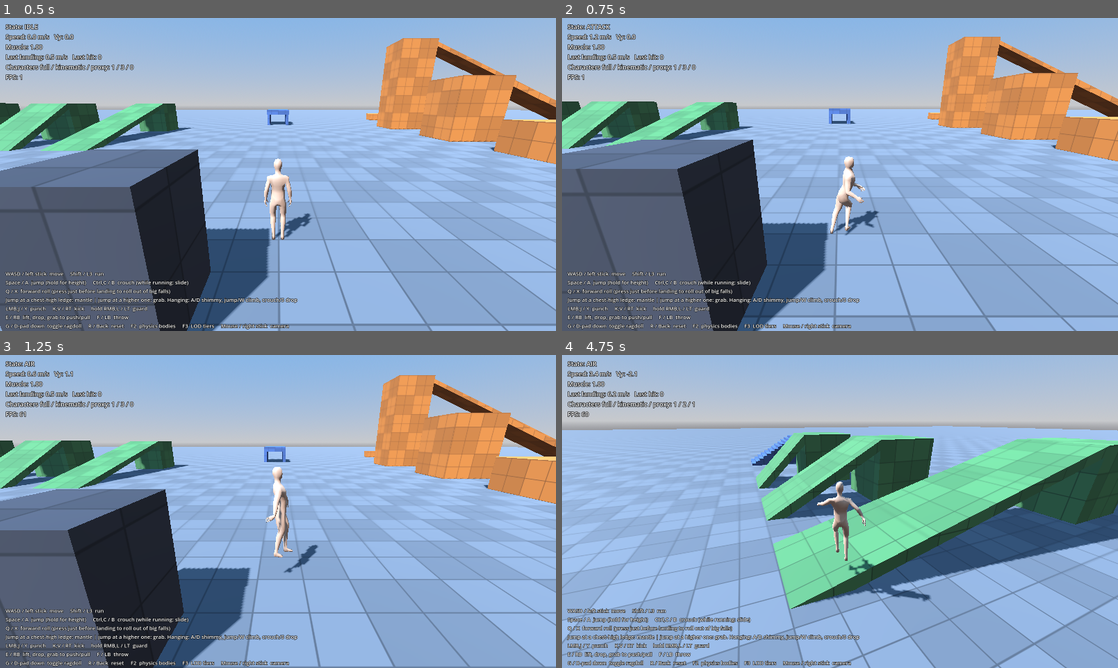
Above: before the commit, frames 1-4 (two rows, left to right).
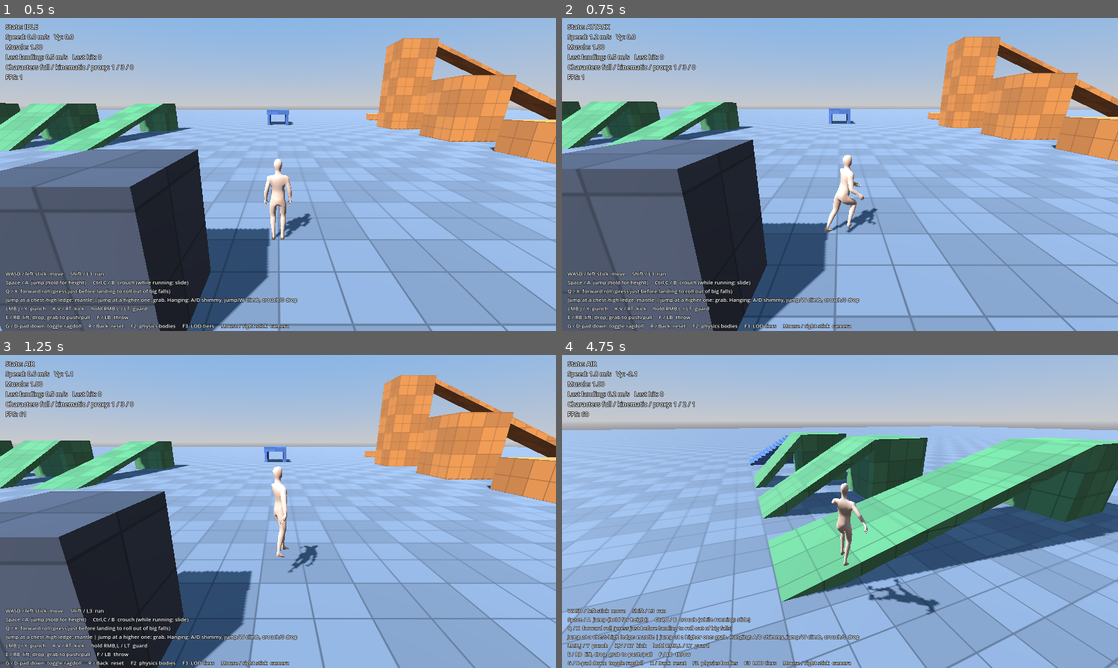
Above: after the commit, the same moments.

Repository: degoldschmidt/rpg-test
Game: Godot game, scene res://scenes/main.tscn
Two runs of this game, one before a commit and one after it. Both use one fixed random seed, a clock stepped at 60 frames per second and the inputs below.
Inputs (mouse positions are in pixels of both pictures, inside the frame that each line leads up to):
- Up to frame 1 (0.5 s): no input
- Up to frame 2 (0.75 s): tap Enter at 0.5 s; move the mouse to (962, 158) at 0.52 s; hold D (move_right) from 0.53 s (still down); hold Ctrl (crouch) from 0.53 s (still down); click (962, 158) at 0.67 s
- Up to frame 3 (1.25 s): keep holding D (move_right); keep holding Ctrl (crouch); tap Space (jump) at 0.77, 1.07 s; tap Q (roll) at 0.8 s
- Up to frame 4 (4.75 s): move the mouse to (812, 511) at 1.27 s; release D (move_right) at 1.28 s; release Ctrl (crouch) at 1.28 s; hold W (move_forward) from 1.28 s (still down); tap Q (roll) at 1.35, 3.8 s; tap Space (jump) at 1.52, 1.82, 2.3, 2.85, 3.02, 3.32, 3.77, 4.07, 4.52 s; tap Shift (run) at 1.55, 4.55 s; move the mouse to (851, 505) at 2.02 s; hold Shift (run) 2.03-2.78 s; move the mouse to (834, 517) at 2.77 s; click (834, 517) at 2.92 s; tap Ctrl (crouch) at 3.05 s; move the mouse to (878, 514) at 3.52 s; hold Ctrl (crouch) 3.53-4.28 s; move the mouse to (795, 508) at 4.27 s; tap L (guard) at 4.35 s

Frame 1 is identical in both runs. In frame 2, 0.8% of the frame differs, in the area x 0-100%, y 11-100%; in frame 3, 7.5%; in frame 4, 13%, in the area x 0-100%, y 5-100%.

Commit message:
Contralateral arm swing from the legs; clean slalom and fast turns
Arms and torso twist were driven by the gait phase, which with the running
swing shape put each arm forward together with the same-side leg. They now
follow the thighs' forward swing (from the planned feet), so the left arm
swings with the right leg at any gait: correlation 0.88 (was -0.35 running).

Turns: landing prediction uses the turn rate of the direction of travel,
assumed to ease off and capped, so slalom feet don't land over-rotated; a
planted foot far off the body's heading pivots on the ball of the foot; the
body turns at most 8 rad/s on the ground; crossed, twisted or out-of-reach feet
step right away (also in a slow run), quicker steps while turning fast; knees
bend between foot and body heading; the whole body banks into turns about the
feet (atan(v * turn rate / g)) instead of a jittery roll at the waist; braking
takes steps further ahead and the skid pose no longer fights the leg IK.
Feet crossing in the turn-around: 0.61 m -> 0.03 m, planted foot vs pelvis:
106 -> 26 deg. New tests for both; showcase turns clip.

Diff:
--- a/scripts/player/foot_planner.gd
+++ b/scripts/player/foot_planner.gd
@@ -46,6 +46,10 @@
 var _land_root := {}      ## side -> predicted root position at touchdown
 var _prev_facing := 0.0
 var _yaw_rate := 0.0
+var _prev_vel_yaw := 0.0
+var turn_rate := 0.0      ## how fast the direction of travel is turning (rad/s, + = left)
+var brake := 0.0          ## 0..1, hard deceleration: feet land further ahead (braking steps)
+var _pivoting := {&"l": false, &"r": false}
 
 
 func reset() -> void:
@@ -66,6 +70,8 @@
 		_reset_feet(root, facing, space)
 		_prev_facing = facing
 		_yaw_rate = 0.0
+		_prev_vel_yaw = facing
+		turn_rate = 0.0
 		active = true
 	if dt <= 0.0:
 		return
@@ -76,10 +82,18 @@
 	var vel: Vector3 = c.vel
 	vel.y = 0.0
 	var v := vel.length()
+	# Turn rate of the direction of travel (not the facing, which can snap round after a skid).
+	var vel_yaw := atan2(-vel.x, -vel.z) if v > 0.5 else facing
+	var dturn := wrapf(vel_yaw - _prev_vel_yaw, -PI, PI) / dt
+	if absf(dturn) > 10.0:
+		dturn = 0.0   # reversing through a standstill flips the heading: that's not a turn
+	_prev_vel_yaw = vel_yaw
+	turn_rate = lerpf(turn_rate, clampf(dturn, -6.0, 6.0), 1.0 - exp(-10.0 * dt))
+	brake = move_toward(brake, c.get("brake", 0.0), dt * 6.0)
 	var crouch: float = c.get("crouch", 0.0)
 	# Walk / run with hysteresis, so the gait doesn't flicker around the transition speed.
 	var want_run := v > (1.9 if run_k > 0.5 else 2.2)
-	run_k = move_toward(run_k, 1.0 if want_run and crouch < 0.5 else 0.0, dt * 3.0)
+	run_k = move_toward(run_k, 1.0 if want_run and crouch < 0.5 else 0.0, dt * (3.0 + 6.0 * brake))
 	sprint_k = move_toward(sprint_k, clampf((v - 3.6) / 3.6, 0.0, 1.0), dt * 3.0)
 	var moving := v > 0.2
 	moving_k = move_toward(moving_k, clampf(v / 1.0, 0.0, 1.0), dt * 4.0)
@@ -91,6 +105,8 @@
 	cadence = lerpf(walk_fs, run_fs, run_k) * lerpf(1.0, 0.8, crouch)
 	if not moving:
 		cadence = 1.9   # corrective steps when standing
+	# Turning fast (pivoting round, slaloming) takes quicker steps.
+	cadence *= 1.0 + 0.6 * clampf(absf(_yaw_rate) / 6.0, 0.0, 1.0)
 	var cycle := 2.0 / cadence
 	# Duty: a walk always has a foot down (double support); a run is limited by how much ground
 	# one leg can cover while planted, which leaves a flight phase.
@@ -127,6 +143,7 @@
 			stance[s] = -1.0
 			feet[s] = _swing_pose(s, u, root)
 		else:
+			_pivot(s, facing, dt)
 			var st := ph / duty
 			stance[s] = st
 			swing[s] = -1.0
@@ -137,16 +154,18 @@
 ## predicted body position and heading at touchdown.
 func _predict_landing(s: StringName, root: Transform3D, facing: float, vel: Vector3, t_rem: float,
 		stance_t: float, space: PhysicsDirectSpaceState3D) -> void:
-	var turn := clampf(_yaw_rate * t_rem, -1.2, 1.2)
+	# The current turn, assumed to ease off over the rest of the swing (a slalom reverses before
+	# the foot lands), so feet don't land over-rotated.
+	var turn := clampf(turn_rate * t_rem * 0.5, -0.45, 0.45)
 	var vel_land := vel.rotated(Vector3.UP, turn)
 	var body := root.origin + (vel + vel_land) * 0.5 * t_rem
 	_land_root[s] = body
 	var yaw_land := facing + turn
 	var side := -1.0 if s == &"l" else 1.0
-	var width := lerpf(HIP_X, 0.06, run_k)
+	var width := lerpf(HIP_X, 0.08, run_k)
 	# Walking the foot lands as far ahead as it pushes off behind; running it lands closer in and
 	# pushes off further back (long rear-leg extension).
-	var ahead := lerpf(0.45, 0.4, run_k)
+	var ahead := lerpf(lerpf(0.45, 0.4, run_k), 0.62, brake)
 	var p := body + vel_land * (stance_t * ahead) + Basis(Vector3.UP, yaw_land) * Vector3(side * width, 0, 0)
 	var g := _ground(space, p, root.origin.y)
 	_target[s] = Vector3(p.x, g.y + ANKLE_H, p.z)
@@ -227,20 +246,57 @@
 	return Basis(Quaternion(Vector3.UP, n.normalized())) * b
 
 
-## A planted foot left far from its hip (reversing, a sudden shove, turning around) steps right
-## away instead of stretching the legs into a lunge: the gait phase jumps to its lift-off. Only
-## in the walking gait, where the other foot then stays planted.
+## A planted foot whose heading is far off the body's (turning sharply, the body spinning round
+## after a skid) pivots on the ball of the foot toward it, like a person turning on the spot:
+## the toe stays where it is, the heel swings round.
+func _pivot(s: StringName, facing: float, dt: float) -> void:
+	var err := wrapf(facing - (_yaw[s] as float), -PI, PI)
+	if absf(err) > 0.5:
+		_pivoting[s] = true
+	elif absf(err) < 0.15:
+		_pivoting[s] = false
+	if not _pivoting[s]:
+		return
+	var old := Basis(Vector3.UP, _yaw[s])
+	var toe: Vector3 = (_plant[s] as Vector3) + old * TOE
+	_yaw[s] = (_yaw[s] as float) + clampf(err, -8.0 * dt, 8.0 * dt)
+	_plant[s] = toe - Basis(Vector3.UP, _yaw[s]) * TOE
+
+
+## A planted foot left far from its hip (reversing, a sudden shove, turning around) or turned far
+## off the body's heading steps right away instead of stretching or twisting the legs: the gait
+## phase jumps to its lift-off, the other foot stays planted while the duty factor keeps double
+## support (walking, or a slow run right after braking); faster running steps come quickly
+## anyway and the pivot handles the heading.
 func _recover_overreach(root: Transform3D, facing: float) -> void:
-	if duty <= 0.52 or _swinging[&"l"] or _swinging[&"r"]:
+	if duty <= 0.45 or _swinging[&"l"] or _swinging[&"r"]:
 		return
 	var reach := lerpf(0.5, 0.6, run_k)
-	for s in SIDES:
+	var right := Basis(Vector3.UP, facing) * Vector3.RIGHT
+	# The foot that is worse off steps first.
+	var order := SIDES.duplicate()
+	if _foot_error(&"r", root, facing) > _foot_error(&"l", root, facing):
+		order.reverse()
+	for s in order:
 		var side := -1.0 if s == &"l" else 1.0
 		var hip := root.origin + Basis(Vector3.UP, facing) * Vector3(side * HIP_X, 0, 0)
 		var p: Vector3 = _plant[s]
-		if Vector2(p.x - hip.x, p.z - hip.z).length() > reach:
+		var twisted := absf(wrapf(facing - (_yaw[s] as float), -PI, PI)) > 1.0
+		# Feet crossed over (the body turned round over them): step the foot that is on the
+		# wrong side back out.
+		var crossed := (p - root.origin).dot(right) * side < -0.03
+		if Vector2(p.x - hip.x, p.z - hip.z).length() > reach or twisted or crossed:
 			phase = fmod(duty + (0.0 if s == &"l" else 0.5) + 0.001, 1.0)
 			return
+
+
+## How far a planted foot is from where it belongs under its hip (m, heading error counts ~0.3 m
+## per radian).
+func _foot_error(s: StringName, root: Transform3D, facing: float) -> float:
+	var side := -1.0 if s == &"l" else 1.0
+	var home := root.origin + Basis(Vector3.UP, facing) * Vector3(side * HIP_X, 0, 0)
+	var p: Vector3 = _plant[s]
+	return Vector2(p.x - home.x, p.z - home.z).length() + 0.3 * absf(wrapf(facing - (_yaw[s] as float), -PI, PI))
 
 
 ## Standing still with both feet down near where they belong: no need to step.
--- a/scripts/player/player_controller.gd
+++ b/scripts/player/player_controller.gd
@@ -462,7 +462,9 @@
 	if hv.length() < 0.3:
 		return
 	var target := atan2(-hv.x, -hv.z)
-	var rate := 3.0 if state == State.AIR else 12.0
+	# On the ground the body turns round at a pace the feet can step with (a 180° turn is a quick
+	# pivot step, ~0.4 s); velocity itself turns as fast as the movement rules allow.
+	var rate := 3.0 if state == State.AIR else 8.0
 	facing_yaw = rotate_toward(facing_yaw, target, rate * dt)
 
 
--- a/scripts/player/pose_generator.gd
+++ b/scripts/player/pose_generator.gd
@@ -16,6 +16,9 @@
 var gait := FootPlanner.new()
 var _kick_w := 0.0
 var _arms_free := 1.0   ## arm swing and torso twist give way while the arms are busy
+var _root := Transform3D()
+var _bank := 0.0        ## lean into the current turn (rad, + = to the left)
+var _swing_s := 0.0     ## leg scissor: + when the right thigh is ahead of the left
 var _cur: Dictionary = {}
 var _root_rot := Quaternion.IDENTITY
 var _root_off := Vector3.ZERO
@@ -67,21 +70,20 @@
 				e[StringName("thigh_" + s)].x += 0.15
 				e[StringName("shin_" + s)].x -= 0.35
 			if c.get("skid", false):
-				e[&"spine"].x += 0.4
-				root_e.x += 0.3
-				off.y -= 0.12
-				e[&"thigh_l"].x += 0.6
-				e[&"shin_l"].x -= 0.1
-				e[&"thigh_r"].x -= 0.1
-				e[&"shin_r"].x -= 0.8
-				e[&"upper_arm_l"] += Vector3(0.9, 0, -0.9)
-				e[&"upper_arm_r"] += Vector3(0.9, 0, 0.9)
+				# Braking hard: sit back over the braking steps (the feet are placed by the
+				# planner), arms come forward for balance.
+				e[&"spine"].x += 0.15
+				root_e.x += 0.22
+				off.y -= 0.06
+				e[&"head"].x -= 0.15
+				e[&"upper_arm_l"] += Vector3(0.55, 0, -0.35)
+				e[&"upper_arm_r"] += Vector3(0.55, 0, 0.35)
 			else:
-				# Lean into acceleration (back when braking) and bank into turns.
+				# Lean into acceleration, back when braking (banking into turns is added with
+				# the gait, as a lean of the whole body over the feet).
 				root_e.x -= clampf(lean.y * 0.025, -0.25, 0.3)
 				e[&"spine"].x -= clampf(lean.y * 0.015, -0.15, 0.2)
 				e[&"head"].x += clampf(lean.y * 0.02, -0.2, 0.25)
-				root_e.z -= clampf(lean.x * 0.04, -0.4, 0.4)
 		&"slide":
 			rate = 10.0
 			root_e.x += 0.45
@@ -285,9 +287,17 @@
 	# Foot placement on whenever the feet are meant to be on the ground; terrain foot IK for
 	# the other grounded poses (getting up, sliding).
 	var stepping := mode in [&"ground", &"crouch", &"stumble", &"stagger"] and c.has("root")
+	var braking: float = 1.0 if c.get("skid", false) else clampf(-lean.y / 10.0, 0.0, 1.0)
 	gait.update({"grounded": stepping and c.get("grounded", true), "root": c.get("root", Transform3D()),
 		"facing": c.get("facing", 0.0), "vel": c.get("vel", Vector3.ZERO), "space": c.get("space"),
-		"crouch": c.get("crouch", 0.0)}, dt)
+		"crouch": c.get("crouch", 0.0), "brake": braking}, dt)
+	_root = c.get("root", Transform3D())
+	var v_now: Vector3 = c.get("vel", Vector3.ZERO)
+	# Bank into turns like a runner: lean = atan(v * turn rate / g), whole body over the feet.
+	# (Only for real turning at speed: reversing through a standstill flips the velocity's heading.)
+	var hv := Vector2(v_now.x, v_now.z).length()
+	var bank_t := clampf(atan(hv * clampf(gait.turn_rate, -3.5, 3.5) / 9.8), -0.35, 0.35) * smoothstep(2.0, 4.0, hv)
+	_bank = lerpf(_bank, bank_t if stepping else 0.0, 1.0 - exp(-6.0 * dt))
 	var gw := gait.weight
 	_kick_w = move_toward(_kick_w, 1.0 if atk.get("kind", &"") == &"kick" else 0.0, dt * 8.0)
 	var busy: bool = not atk.is_empty() or c.get("guard", false) or arm_mode != &"" or not hand_targets.is_empty() \
@@ -312,25 +322,31 @@
 	var out := {"bones": _cur, "root_rot": _root_rot, "root_offset": _root_off, "foot_ik": _ik_w * (1.0 - gw),
 		"hand_ik": _hand_w if not hand_targets.is_empty() else 0.0, "hand_targets": hand_targets}
 	if gw > 0.001:
-		_add_gait_motion(out, gw)
+		_add_gait_motion(out, gw, dt)
 		out["feet"] = gait.feet
 		out["feet_w"] = {&"l": gw, &"r": gw * (1.0 - _kick_w)}
 	return out
 
 
 ## Pelvis, torso and arm motion that goes with the steps, layered on top of the smoothed pose
-## (it follows the step phase exactly, so it isn't smoothed).
-func _add_gait_motion(out: Dictionary, w: float) -> void:
+## (it follows the legs exactly, so it isn't smoothed).
+func _add_gait_motion(out: Dictionary, w: float, dt: float) -> void:
 	var g := gait
 	var amt := g.moving_k * w
+	var off := Vector3.ZERO
+	var re := Vector3.ZERO
+	# Bank: the whole body leans into the turn about the feet, so the hips shift to the inside
+	# while the feet stay on the path.
+	re.z += _bank * w
+	off.x -= sin(_bank * w) * 0.95
 	if amt <= 0.001:
+		out.root_rot = (out.root_rot as Quaternion) * Quaternion.from_euler(re)
+		out.root_offset = (out.root_offset as Vector3) + off
 		return
 	var r := g.run_k
 	var sp := g.sprint_k
 	var ph := g.phase * TAU
 	var mid := g.duty * PI          # left foot mid-stance
-	var off := Vector3.ZERO
-	var re := Vector3.ZERO
 	# Walking: weight shifts over the stance foot and the swing-side hip drops.
 	var sway := -cos(ph - mid)
 	off.x += 0.03 * sway * (1.0 - r) * amt
@@ -340,9 +356,14 @@
 	off.y -= ((0.02 + 0.015 * sp) * cos(TAU * (psi - g.duty)) + 0.045 + 0.03 * sp) * r * amt
 	var run_lean := (0.13 * r + 0.12 * sp) * amt
 	re.x -= run_lean
-	# Hips turn with the forward leg, shoulders counter-rotate.
+	# Arms and twist follow the legs themselves (not the gait phase): the thighs' forward swing,
+	# from the planned feet, so the arms are always contralateral whatever the gait or turn.
+	var span := lerpf(0.55, lerpf(1.0, 1.3, sp), r)
+	var scissor := clampf((_thigh_pitch(&"r") - _thigh_pitch(&"l")) / span, -1.0, 1.0)
+	_swing_s = lerpf(_swing_s, scissor, 1.0 - exp(-18.0 * dt))   # arms trail the legs slightly
+	# Hips turn with the forward leg (left leg ahead: left hip forward), shoulders counter-rotate.
 	# Busy arms (attacking, guarding, carrying) keep the shoulders square instead.
-	var twist := -cos(ph) * lerpf(0.12, 0.2, r)
+	var twist := _swing_s * lerpf(0.12, 0.2, r)
 	var arms := amt * _arms_free
 	re.y += twist * amt
 	var bones: Dictionary = (out.bones as Dictionary).duplicate()
@@ -350,7 +371,6 @@
 	_rot(bones, &"chest", Vector3(0, -twist * (amt - 0.3 * arms), 0))
 	# Keep the eyes level against the lean.
 	_rot(bones, &"head", Vector3((0.1 * r + 0.09 * sp) * amt, 0, 0))
-	# Arms swing against the legs; elbows bend more the faster we go.
 	# Shoulder swing (+ forward) and elbow bend at the front and back of the swing. Running,
 	# the hands drive back past the hip with the elbow opening, and come forward to about chest
 	# height with the elbow closing; walking, the arms swing loosely with a slight bend.
@@ -361,14 +381,32 @@
 	# Arms are posed relative to the chest: give back the run lean so they still hang from the
 	# shoulders instead of tilting back with the torso.
 	var comp := run_lean * _arms_free
-	var sw := cos(ph - 0.35)
-	for s in [["l", -sw, -1.0], ["r", sw, 1.0]]:
+	# Left arm forward when the right leg is forward, and vice versa.
+	for s in [["l", _swing_s, -1.0], ["r", -_swing_s, 1.0]]:
 		var k: float = (float(s[1]) + 1.0) * 0.5   # 0 = arm fully back, 1 = fully forward
 		_rot(bones, StringName("upper_arm_" + s[0]), Vector3(lerpf(back_a, fwd_a, k) * arms + comp, 0, 0.1 * float(s[2]) * r * arms))
 		_rot(bones, StringName("forearm_" + s[0]), Vector3(lerpf(elbow_b, elbow_f, k) * arms, 0, 0))
 	out.bones = bones
 	out.root_rot = (out.root_rot as Quaternion) * Quaternion.from_euler(re)
 	out.root_offset = (out.root_offset as Vector3) + off
+
+
+## Forward swing of a thigh (rad, + = knee ahead of the hip) for the planned foot: the leg's
+## two-bone solve in the body's forward plane, knee bending forward (as RagdollRig._leg_ik does).
+const THIGH := 0.365
+const SHIN := 0.465
+func _thigh_pitch(s: StringName) -> float:
+	if not gait.feet.has(s):
+		return 0.0
+	var side := -1.0 if s == &"l" else 1.0
+	var hip := _root * Vector3(side * FootPlanner.HIP_X, 0.88, 0)
+	var d: Vector3 = (gait.feet[s] as Transform3D).origin - hip
+	var fwd := _root.basis * Vector3.FORWARD
+	var f := d.dot(fwd)
+	var h := -d.y
+	var dist := clampf(sqrt(f * f + h * h), 0.05, THIGH + SHIN - 0.001)
+	var bend := acos(clampf((THIGH * THIGH + dist * dist - SHIN * SHIN) / (2.0 * THIGH * dist), -1.0, 1.0))
+	return atan2(f, h) + bend
 
 
 func _rot(bones: Dictionary, b: StringName, euler: Vector3) -> void:
--- a/scripts/player/ragdoll_rig.gd
+++ b/scripts/player/ragdoll_rig.gd
@@ -353,12 +353,16 @@
 	return out
 
 
-## Knees bend forward along the foot (toes point -Z), turned slightly out, never backwards.
+## Knees bend forward, between where the foot points (toes -Z) and where the body faces (so a
+## foot that is still turned from the last heading can't twist the knee), turned slightly out,
+## never backwards.
 func _knee_dir(root: Transform3D, foot_basis: Basis, s: StringName) -> Vector3:
+	var body := root.basis * Vector3.FORWARD
 	var fwd := -foot_basis.z
 	fwd.y = 0.0
+	fwd = fwd.normalized() + body if fwd.length_squared() > 0.01 else body
 	if fwd.length_squared() < 0.01:
-		fwd = root.basis * Vector3.FORWARD
+		fwd = body
 	var side := -1.0 if s == &"l" else 1.0
 	return (fwd.normalized() + (root.basis * Vector3.RIGHT) * side * 0.12).normalized()
 
--- a/tests/run_tests.gd
+++ b/tests/run_tests.gd
@@ -41,6 +41,8 @@
 	["test_run_into_npc", "combat", true],
 	["test_gait_planted_feet", "movement", true],
 	["test_gait_stop_and_turn", "movement", false],
+	["test_gait_arms_contralateral", "movement", true],
+	["test_gait_turns", "movement", false],
 	["test_walk_momentum", "movement", true],
 	["test_run_momentum", "movement", false],
 	["test_skid", "movement", false],
@@ -649,6 +651,95 @@
 	check("turning on the spot steps the feet round", yaw_err < 0.5, "(worst foot %.2f rad off)" % yaw_err)
 
 
+## Forward swing (rad, + = forward) of a displayed limb segment, in the body's forward plane.
+func segment_pitch(bone: StringName) -> float:
+	var b: PuppetBone = player.rig.bones[bone]
+	var t := player.rig.display_transform(b)
+	var d := t * (b.def.center - b.def.pivot) - t.origin
+	return atan2(d.dot(player.facing_dir()), -d.y)
+
+
+static func correlation(a: Array, b: Array) -> float:
+	var ma: float = a.reduce(func(s, x): return s + x, 0.0) / a.size()
+	var mb: float = b.reduce(func(s, x): return s + x, 0.0) / b.size()
+	var sab := 0.0
+	var saa := 0.0
+	var sbb := 0.0
+	for i in a.size():
+		sab += (a[i] - ma) * (b[i] - mb)
+		saa += (a[i] - ma) * (a[i] - ma)
+		sbb += (b[i] - mb) * (b[i] - mb)
+	return sab / sqrt(maxf(saa * sbb, 1e-9))
+
+
+## Arms swing against the legs: left arm forward while the right leg is forward.
+func test_gait_arms_contralateral() -> void:
+	print("gait: contralateral arm swing")
+	for spec in [["walk", 0.45, false], ["jog", 1.0, false], ["run", 1.0, true]]:
+		await place(open(), 0.4)
+		inp(Vector2(0, -spec[1]), spec[2])
+		await seconds(1.5 if quick else 2.0)
+		var arm_l := []
+		var arm_r := []
+		var legs := []
+		for i in int(1.5 / TICK):
+			await physics_frame
+			arm_l.append(segment_pitch(&"upper_arm_l"))
+			arm_r.append(segment_pitch(&"upper_arm_r"))
+			legs.append(segment_pitch(&"thigh_r") - segment_pitch(&"thigh_l"))
+		inp()
+		var cl := correlation(arm_l, legs)
+		var cr := correlation(arm_r, legs)
+		check("%s: left arm swings with the right leg, right arm with the left" % spec[0], cl > 0.7 and cr < -0.7,
+			"(left arm vs right-left legs %.2f, right arm %.2f)" % [cl, cr])
+
+
+## Slalom and a turn-around at speed: feet don't cross or twist under the body, the body
+## leans into the turns, knees keep bending forward.
+func test_gait_turns() -> void:
+	print("gait: slalom and turn-around")
+	var g: FootPlanner = player.pose_gen.gait
+	await place(open() + Vector3(0, 0, 20), 0.4)
+	inp(Vector2(0, -1), true)
+	await seconds(1.5)
+	var cross := -INF
+	var twist := 0.0
+	var knee := INF
+	var bank_ok := 0
+	var bank_n := 0
+	var t := 0.0
+	for i in int(5.5 / TICK):
+		if t < 4.0:
+			var a := sin(t * 2.6) * 0.9
+			player.external_input = {"move": Vector2(sin(a), -cos(a)), "run": true}
+		else:
+			inp(Vector2(0, 1), true)   # turn around at speed
+		await physics_frame
+		t += TICK
+		var right := Basis(Vector3.UP, player.facing_yaw) * Vector3.RIGHT
+		var fl: Vector3 = (g.feet[&"l"] as Transform3D).origin
+		var fr: Vector3 = (g.feet[&"r"] as Transform3D).origin
+		if t < 4.0 or t > 4.9:   # mid-pivot the feet may pass each other for a moment
+			cross = maxf(cross, (fl - fr).dot(right))
+		knee = minf(knee, minf(knee_bend("l"), knee_bend("r")))
+		var pel := player.rig.display_transform(player.rig.pelvis()).basis
+		for s: StringName in [&"l", &"r"]:
+			if g.stance[s] >= 0.0:
+				var ff := -(g.feet[s] as Transform3D).basis.z
+				var pf := -pel.z
+				twist = maxf(twist, absf(wrapf(atan2(-ff.x, -ff.z) - atan2(-pf.x, -pf.z), -PI, PI)))
+		if t < 4.0 and absf(g.turn_rate) > 1.0 and player.horizontal_speed() > 5.0:
+			bank_n += 1
+			if signf(pel.y.dot(-right)) == signf(g.turn_rate):   # turning left: top leans left
+				bank_ok += 1
+	inp()
+	await seconds(1.0)
+	check("feet don't cross while turning", cross < 0.05, "(worst %.2f m)" % cross)
+	check("planted feet stay under the body's heading (no twisted legs)", rad_to_deg(twist) < 60.0, "(worst %.0f°)" % rad_to_deg(twist))
+	check("the body leans into the turns", bank_n > 0 and bank_ok > 0.9 * bank_n, "(%d of %d ticks)" % [bank_ok, bank_n])
+	check("knees keep bending forward through the turns", knee > -0.01, "(worst %.3f m)" % knee)
+
+
 func test_run_into_npc() -> void:
 	print("running into NPCs")
 	var d := await square_up("passive", 6.0)
--- a/tests/showcase.gd
+++ b/tests/showcase.gd
@@ -2,7 +2,7 @@
 ## Scripted showcase clips for watching the prototype without playing it. Record one with:
 ##   xvfb-run godot --rendering-driver opengl3 --resolution 1280x720 --write-movie out.avi \
 ##     --fixed-fps 30 --path . -s tests/showcase.gd -- --clip=combat
-## Clips: locomotion, follow, movement, gait, falls, terrain, ledges, objects, combat, hazards
+## Clips: locomotion, turns, follow, movement, gait, falls, terrain, ledges, objects, combat, hazards
 
 var main: Node3D
 var player: PlayerController
@@ -175,6 +175,26 @@
 	await drive(Vector3.ZERO, 1.0, -1.6, {}, 0.0)
 
 
+## Turning: a running slalom and a turn-around at speed, from behind and from above.
+func clip_turns() -> void:
+	main.hud.get_child(0).visible = false
+	var o: Vector3 = main.markers.open + Vector3(10, 0, 40)
+	for view in [[0.35, -0.3, 3.0, "from behind"], [0.0, -1.1, 4.2, "from above"]]:
+		await spot(o, 0.0, view[0], view[1], view[2])
+		say("Slalom, " + view[3] + ": bank into each turn, feet land on the curve")
+		await drive(Vector3.FORWARD, 1.5, view[0], {"run": true})
+		var t0 := 0.0
+		for i in int(4.5 * 120.0):
+			var a := sin(t0 * 2.6) * 0.9
+			go(Vector3(sin(a), 0, -cos(a)), {"run": true})
+			cam.yaw = lerp_angle(cam.yaw, view[0], 0.03)
+			t0 += 1.0 / 120.0
+			await physics_frame
+		say("Turn around at speed, " + view[3] + ": braking steps, pivot, push off")
+		await drive(Vector3.BACK, 2.5, view[0], {"run": true}, 0.0)
+		await drive(Vector3.ZERO, 1.2, view[0], {}, 0.0)
+
+
 ## Three-quarter view from behind (like a third-person game camera): stroll, walk, run.
 func clip_follow() -> void:
 	main.hud.get_child(0).visible = false
Not shown, changed: README.md
